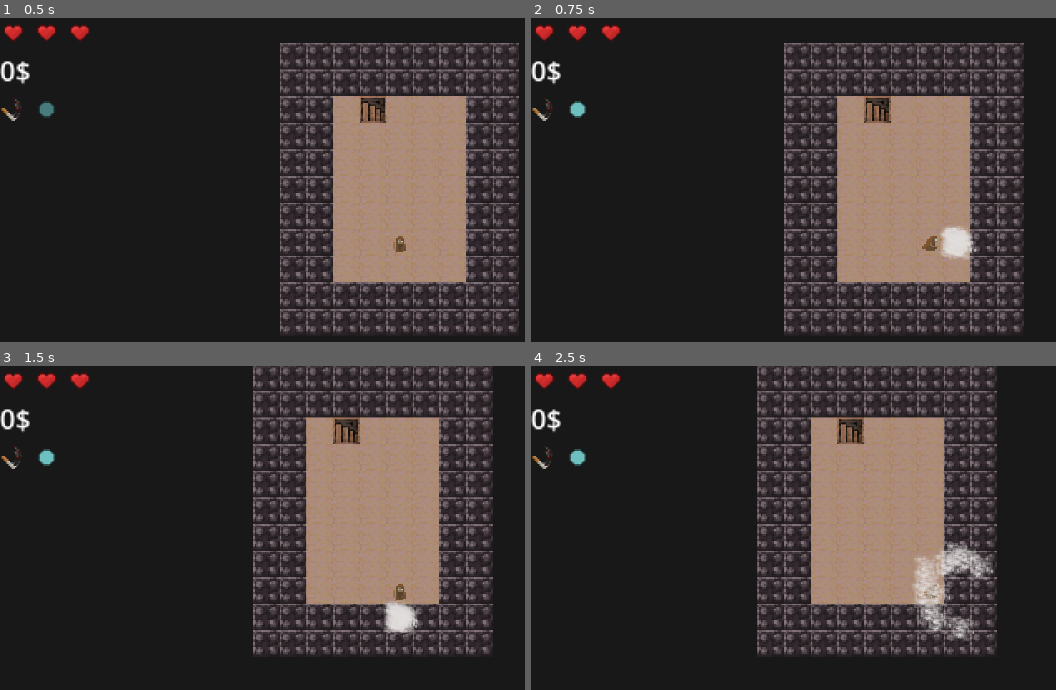
Above: before the commit, frames 1-4 (two rows, left to right).
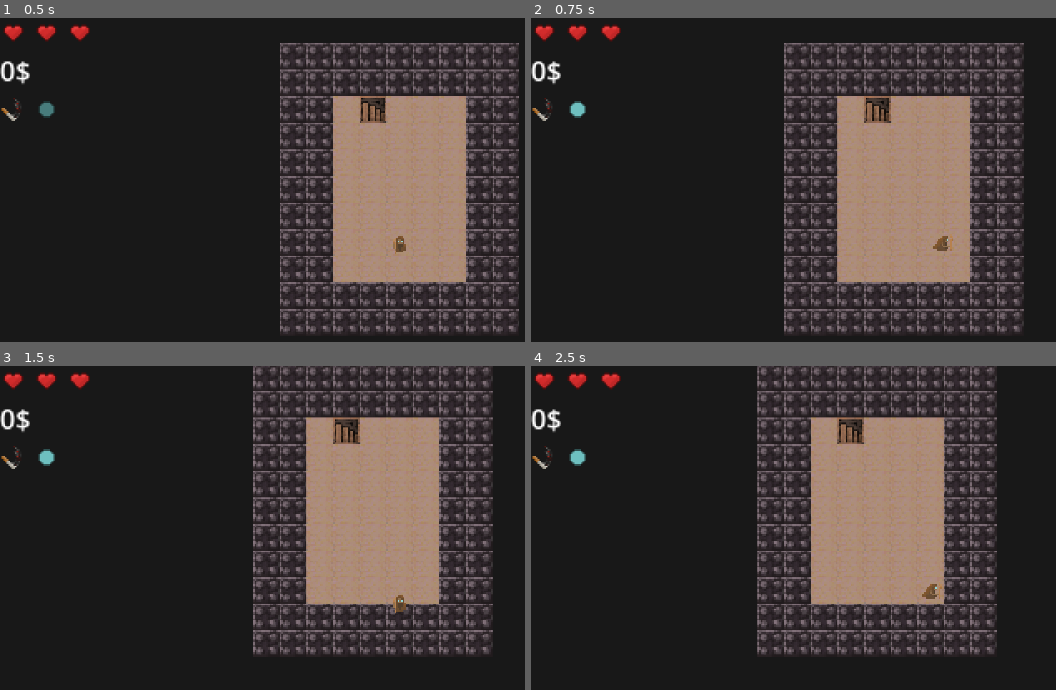
Above: after the commit, the same moments.

Repository: beppep/newDanceMage
Game: Godot game, scene res://main scene.tscn
Same seed, same stepped clock (60 frames per second), same inputs: the game is played once before the commit and once after it.
Inputs:
- Up to frame 1 (0.5 s): no input
- Up to frame 2 (0.75 s): tap Enter at 0.5 s; hold Right (move_right) from 0.53 s (still down); tap Space (move_nowhere) at 0.6 s
- Up to frame 3 (1.5 s): release Right (move_right) at 1.28 s; hold S (move_down) from 1.28 s (still down); tap Space (move_nowhere) at 1.35 s
- Up to frame 4 (2.5 s): release S (move_down) at 2.03 s; hold Right (move_right) from 2.03 s (still down); tap Space (move_nowhere) at 2.1 s

Frame 1 is identical in both runs. In frame 2, 0.7% of the frame differs, in the area x 74-85%, y 64-75%; in frame 3, 0.7%; in frame 4, 2.1%, in the area x 72-88%, y 54-85%.

Commit message:
Add animations for player and enemies

Diff:
--- a/scripts/map_generation.gd
+++ b/scripts/map_generation.gd
@@ -1,6 +1,6 @@
 extends Node
 
-@onready var world := $"/root/World"
+@onready var world: World = $"/root/World"
 @onready var ground_tilemap: TileMapLayer = world.get_node("TileMapLayerGround")
 @onready var floor_tilemap: TileMapLayer = world.get_node("TileMapLayerFloor")
 @onready var wall_tilemap: TileMapLayer = world.get_node("TileMapLayerWalls")
@@ -29,9 +29,7 @@
 	floor_tilemap.clear()
 	wall_tilemap.clear()
 
-	world.player.position = Vector2(0,2)*world.TILE_SIZE
-	world.player.location = Vector2i(0,2)
-
+	world.player.teleport_to(Vector2i(0, 2))
 
 	_paint_area(wall_tilemap, Vector2i(-SHOPSIZE_X-2,-SHOPSIZE_Y-2),Vector2i(-SHOPSIZE_X-1,SHOPSIZE_Y+2), tile_ids["OBSIDIAN"]) # left wall
 	_paint_area(wall_tilemap, Vector2i(-SHOPSIZE_X-2,-SHOPSIZE_Y-2),Vector2i(SHOPSIZE_X+2,-SHOPSIZE_Y-1), tile_ids["OBSIDIAN"]) # up wall
@@ -54,9 +52,7 @@
 	floor_tilemap.clear()
 	wall_tilemap.clear()
 
-	world.player.position = Vector2(0,2)*world.TILE_SIZE
-	world.player.location = Vector2i(0,2)
-	print(world.player.location) # (-5, -3)
+	world.player.teleport_to(Vector2i(0, 2))
 
 	var MAPSIZE_X = 1 + world.current_floor
 	var MAPSIZE_Y = 2 + world.current_floor
--- a/scripts/spells/stab_spell.gd
+++ b/scripts/spells/stab_spell.gd
@@ -5,9 +5,18 @@
 func cast(caster: Unit):
 	var target_pos = caster.location + caster.get_facing()
 	var target = world.units.get_unit_at(target_pos)
+
+	var offset = Vector2(caster.get_facing()) * 8.0
+	var tween = create_tween().set_trans(Tween.TRANS_LINEAR)
+	tween.tween_property(caster, "position", offset, 0.06).as_relative()
+	tween.tween_property(caster, "position", -offset, 0.06).as_relative()
+
+	var camera_tween = create_tween().set_trans(Tween.TRANS_LINEAR)
+	camera_tween.tween_property(caster.get_node('Camera2D'), "position", -offset, 0.06).as_relative()
+	camera_tween.tween_property(caster.get_node('Camera2D'), "position", offset, 0.06).as_relative()
+
 	if target:
 		target.take_damage(1)
 
-	world.particles.make_cloud(target_pos, "smoke")
-
+	await tween.finished
 	queue_free()
--- a/scripts/unit.gd
+++ b/scripts/unit.gd
@@ -37,7 +37,7 @@
 			await tween.finished
 		var new_position = World.loc_to_pos(loc)
 		tween = create_tween().set_trans(Tween.TRANS_LINEAR)
-		tween.tween_property(self, "position", new_position, position.distance_to(new_position) / speed)
+		tween.tween_property(self, "position", new_position, 0.1)
 
 func _ready():
 	frozen_indicator = Sprite2D.new()
@@ -82,6 +82,13 @@
 		goal += direction
 	location = goal
 
+func teleport_to(loc: Vector2i):
+	if is_instance_valid(tween) and tween.is_running():
+		tween.kill()
+		tween = null
+	position = World.loc_to_pos(loc)
+	location = loc
+
 func die():
 	print(name, " died a horrible death.")
 	queue_free()
--- a/scripts/units/enemy.gd
+++ b/scripts/units/enemy.gd
@@ -52,7 +52,6 @@
 	if frozen:
 		return
 	for target in attack_offsets:
-		print("lol")
 		draw_texture(attack_indicator, World.loc_to_pos(target - Vector2i(1, 1)))
 
 func target_with_offsets(offsets: Array[Vector2i]) -> Array[Vector2i]:
--- a/scripts/units/knight.gd
+++ b/scripts/units/knight.gd
@@ -20,6 +20,10 @@
 func get_possible_targets() -> Array[Vector2i]:
 	return target_with_offsets(offsets)
 
+func perform_attack():
+	var offset = attack_offsets.front()
+	perform_moving_attack(offset)
+
 func perform_attack_effects():
 	var offset = attack_offsets.front()
 	if world.is_empty(location + offset):
--- a/scripts/units/worm.gd
+++ b/scripts/units/worm.gd
@@ -59,7 +59,8 @@
 
 func get_possible_targets() -> Array[Vector2i]:
 	if front == null:
-		return target_with_offsets(CARDINAL_DIRECTIONS)
+		var direction = Vector2i(Vector2.RIGHT.rotated(anim.rotation))
+		return target_with_offsets(CARDINAL_DIRECTIONS.filter(func (dir): return dir != -direction))
 	else:
 		return []
 
